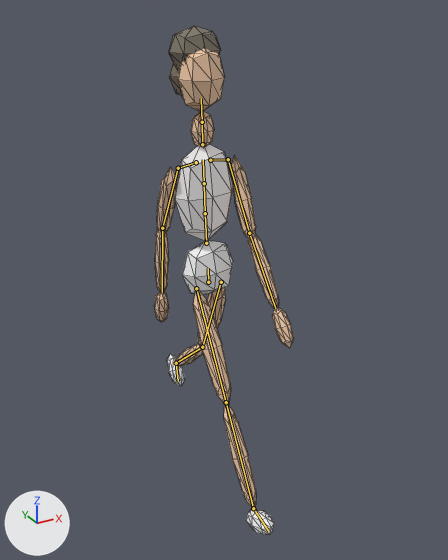
The glTF model assets/sprites/girl-10y-school/lowpoly/girl-10y-school.glb as it was, and as the next commit left it.
One viewpoint serves both versions: a 50 mm lens placed at (-3.46, -6.71, 6.66), pointed at (0.25, 0.04, 3.28). Arrows for +X, +Y and +Z are at lower left; the lights stay in place. The older version comes first. Both versions are drawn at frame 21 of the action 'walk'; the numbers are the values there. The bones that change, and the others that lie on the model, are drawn over the model as lines. Mesh edges are drawn as thin lines.

In view in the first picture: 'girl-10y-school_lowpoly'.
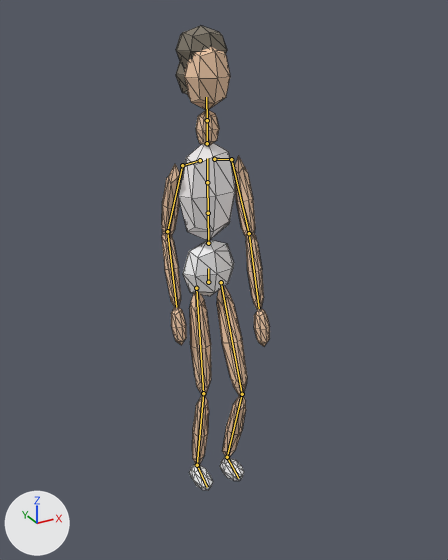
Commit message: fix(assets): walk v2 贴地相重做（IK接触帧+三指标达标）

Pixel boxes [x1, y1, x2, y2] of what changed, in the pictures (448 x 560 px):
```json
{"object": "girl-10y-school_lowpoly", "change": "posed", "before": [154, 26, 294, 535], "after": [162, 26, 270, 490], "on screen": "23% narrower, 9% shorter"}
{"bone": "mixamorig:Spine1", "before": "(205, 213) to (204, 183)", "after": "(208, 213) to (207, 182)"}
{"bone": "mixamorig:LeftArm", "before": "(228, 159) to (249, 233)", "after": "(231, 159) to (249, 233)"}
{"bone": "mixamorig:LeftForeArm", "before": "(249, 233) to (275, 308)", "after": "(249, 233) to (259, 308)"}
{"bone": "mixamorig:RightArm", "before": "(178, 168) to (162, 228)", "after": "(182, 165) to (167, 231)"}
{"bone": "mixamorig:RightForeArm", "before": "(162, 228) to (162, 292)", "after": "(167, 231) to (176, 307)"}
{"bone": "mixamorig:LeftUpLeg", "before": "(221, 282) to (202, 347)", "after": "(221, 282) to (242, 394)"}
{"bone": "mixamorig:LeftLeg", "before": "(202, 347) to (176, 363)", "after": "(242, 394) to (227, 457)"}
{"bone": "mixamorig:LeftFoot", "before": "(176, 363) to (178, 381)", "after": "(227, 457) to (238, 478)"}
{"bone": "mixamorig:RightUpLeg", "before": "(196, 288) to (226, 402)", "after": "(196, 288) to (203, 393)"}
{"bone": "mixamorig:RightLeg", "before": "(226, 402) to (253, 508)", "after": "(203, 393) to (197, 465)"}
{"bone": "mixamorig:RightFoot", "before": "(253, 508) to (268, 531)", "after": "(197, 465) to (207, 487)"}
```

The change, as JSON lines over the scene's bpy script:
```json
{"block": "bone_mixamorig_hips", "where": "bone_mixamorig_hips = bpy.data.objects['Armature'].pose.bones['mixamorig:Hips']"}
{"op": "set", "path": "bone_mixamorig_hips.rotation_quaternion", "old": "(1.0, 0.0, 0.0, 0.022)", "new": "(1.0, 0.0, 0.0, 0.0)", "note": "degrees (0, 0, 2) -> degrees (0, 0, 0)"}
{"block": "bone_mixamorig_spine1", "where": "bone_mixamorig_spine1 = bpy.data.objects['Armature'].pose.bones['mixamorig:Spine1']  # child of 'mixamorig:Spine'"}
{"op": "set", "path": "bone_mixamorig_spine1.rotation_quaternion", "old": "(1.0, 0.02, 0.0, 0.0)", "new": "(1.0, 0.0, 0.0, 0.0)", "note": "degrees (2, 0, 0) -> degrees (0, 0, 0)"}
{"block": "bone_mixamorig_leftarm", "where": "bone_mixamorig_leftarm = bpy.data.objects['Armature'].pose.bones['mixamorig:LeftArm']  # child of 'mixamorig:LeftShoulder'"}
{"op": "set", "path": "bone_mixamorig_leftarm.rotation_quaternion", "old": "(0.981, -0.192, -0.02, -0.02)", "new": "(0.989, -0.149, -0.016, -0.016)", "note": "degrees (-22, -3, -2) -> degrees (-17, -2, -2)"}
{"block": "bone_mixamorig_leftforearm", "where": "bone_mixamorig_leftforearm = bpy.data.objects['Armature'].pose.bones['mixamorig:LeftForeArm']  # child of 'mixamorig:LeftArm'"}
{"op": "set", "path": "bone_mixamorig_leftforearm.rotation_quaternion", "old": "(0.992, -0.125, -0.002, -0.002)", "new": "(1.0, 0.027, 0.001, 0.001)", "note": "degrees (-14, 0, 0) -> degrees (3, 0, 0)"}
{"block": "bone_mixamorig_rightarm", "where": "bone_mixamorig_rightarm = bpy.data.objects['Armature'].pose.bones['mixamorig:RightArm']  # child of 'mixamorig:RightShoulder'"}
{"op": "set", "path": "bone_mixamorig_rightarm.rotation_quaternion", "old": "(0.981, 0.192, -0.02, -0.02)", "new": "(0.989, 0.149, -0.016, -0.016)", "note": "degrees (22, -2, -3) -> degrees (17, -2, -2)"}
{"block": "bone_mixamorig_rightforearm", "where": "bone_mixamorig_rightforearm = bpy.data.objects['Armature'].pose.bones['mixamorig:RightForeArm']  # child of 'mixamorig:RightArm'"}
{"op": "set", "path": "bone_mixamorig_rightforearm.rotation_quaternion", "old": "(0.992, -0.125, 0.002, 0.002)", "new": "(0.962, -0.273, 0.005, 0.005)", "note": "degrees (-14, 0, 0) -> degrees (-32, 1, 0)"}
{"block": "bone_mixamorig_leftupleg", "where": "bone_mixamorig_leftupleg = bpy.data.objects['Armature'].pose.bones['mixamorig:LeftUpLeg']  # child of 'mixamorig:Hips'"}
{"op": "set", "path": "bone_mixamorig_leftupleg.rotation_quaternion", "old": "(0.972, 0.236, 0.001, 0.001)", "new": "(-0.981, 0.192, 0.001, 0.001)", "note": "degrees (27, 0, 0) -> degrees (-22, 0, 0)"}
{"block": "bone_mixamorig_leftleg", "where": "bone_mixamorig_leftleg = bpy.data.objects['Armature'].pose.bones['mixamorig:LeftLeg']  # child of 'mixamorig:LeftUpLeg'"}
{"op": "set", "path": "bone_mixamorig_leftleg.rotation_quaternion", "old": "(0.978, 0.211, 0.001, 0.001)", "new": "(0.942, 0.336, 0.002, 0.002)", "note": "degrees (24, 0, 0) -> degrees (39, 0, 0)"}
{"block": "bone_mixamorig_leftfoot", "where": "bone_mixamorig_leftfoot = bpy.data.objects['Armature'].pose.bones['mixamorig:LeftFoot']  # child of 'mixamorig:LeftLeg'"}
{"op": "set", "path": "bone_mixamorig_leftfoot.rotation_quaternion", "old": "(1.0, 0.0, 0.0, 0.0)", "new": "(0.955, -0.296, 0.0, 0.0)", "note": "degrees (0, 0, 0) -> degrees (-34, 0, 0)"}
{"block": "bone_mixamorig_rightupleg", "where": "bone_mixamorig_rightupleg = bpy.data.objects['Armature'].pose.bones['mixamorig:RightUpLeg']  # child of 'mixamorig:Hips'"}
{"op": "set", "path": "bone_mixamorig_rightupleg.rotation_quaternion", "old": "(0.972, -0.236, 0.001, 0.001)", "new": "(-0.998, 0.056, 0.0, 0.0)", "note": "degrees (-27, 0, 0) -> degrees (-6, 0, 0)"}
{"block": "bone_mixamorig_rightleg", "where": "bone_mixamorig_rightleg = bpy.data.objects['Armature'].pose.bones['mixamorig:RightLeg']  # child of 'mixamorig:RightUpLeg'"}
{"op": "set", "path": "bone_mixamorig_rightleg.rotation_quaternion", "old": "(1.0, 0.0, 0.0, 0.0)", "new": "(0.99, 0.139, -0.001, -0.001)", "note": "degrees (0, 0, 0) -> degrees (16, 0, 0)"}
{"block": "bone_mixamorig_rightfoot", "where": "bone_mixamorig_rightfoot = bpy.data.objects['Armature'].pose.bones['mixamorig:RightFoot']  # child of 'mixamorig:RightLeg'"}
{"op": "set", "path": "bone_mixamorig_rightfoot.rotation_quaternion", "old": "(1.0, 0.0, 0.0, 0.0)", "new": "(0.986, -0.166, 0.0, 0.0)", "note": "degrees (0, 0, 0) -> degrees (-19, 0, 0)"}
```
